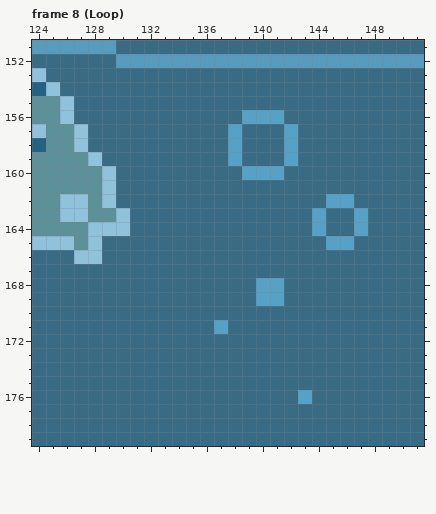
Pixel-art file: project/assets/art/frog_master.aseprite. Above, as it was before the edit.
320x180 pixels, 8 frames. Colours within 5 levels of each other are drawn and written as one. Shown: frame 8 (Loop): x 124..151, y 151..179.
And afterwards:
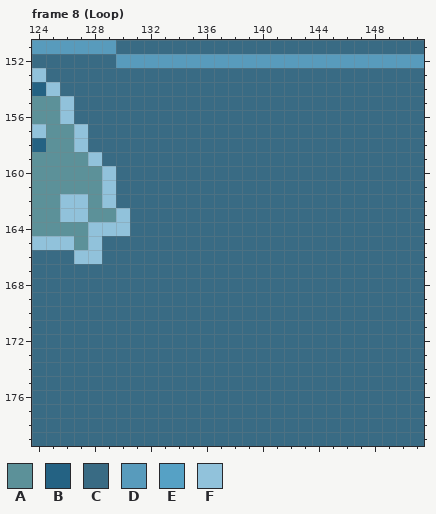
Palette (. is transparent): A #5c9199  B #246283  C #396b84  D #589bbc  E #56a1c5  F #91c2db
Difference:
{"where": "frame 8 (Loop), layer \"water\""}
{"frame":8,"y":156,"x":139,"old":"EEE","new":"CCC"}
{"frame":8,"y":157,"x":138,"old":"E","new":"C"}
{"frame":8,"y":157,"x":142,"old":"E","new":"C"}
{"frame":8,"y":158,"x":138,"old":"E","new":"C"}
{"frame":8,"y":158,"x":142,"old":"E","new":"C"}
{"frame":8,"y":159,"x":138,"old":"E","new":"C"}
{"frame":8,"y":159,"x":142,"old":"E","new":"C"}
{"frame":8,"y":160,"x":139,"old":"EEE","new":"CCC"}
{"frame":8,"y":162,"x":145,"old":"EE","new":"CC"}
{"frame":8,"y":163,"x":144,"old":"E","new":"C"}
{"frame":8,"y":163,"x":147,"old":"E","new":"C"}
{"frame":8,"y":164,"x":144,"old":"E","new":"C"}
{"frame":8,"y":164,"x":147,"old":"E","new":"C"}
{"frame":8,"y":165,"x":145,"old":"EE","new":"CC"}
{"frame":8,"y":168,"x":140,"old":"EE","new":"CC"}
{"frame":8,"y":169,"x":140,"old":"EE","new":"CC"}
{"frame":8,"y":171,"x":137,"old":"E","new":"C"}
{"frame":8,"y":176,"x":143,"old":"E","new":"C"}
